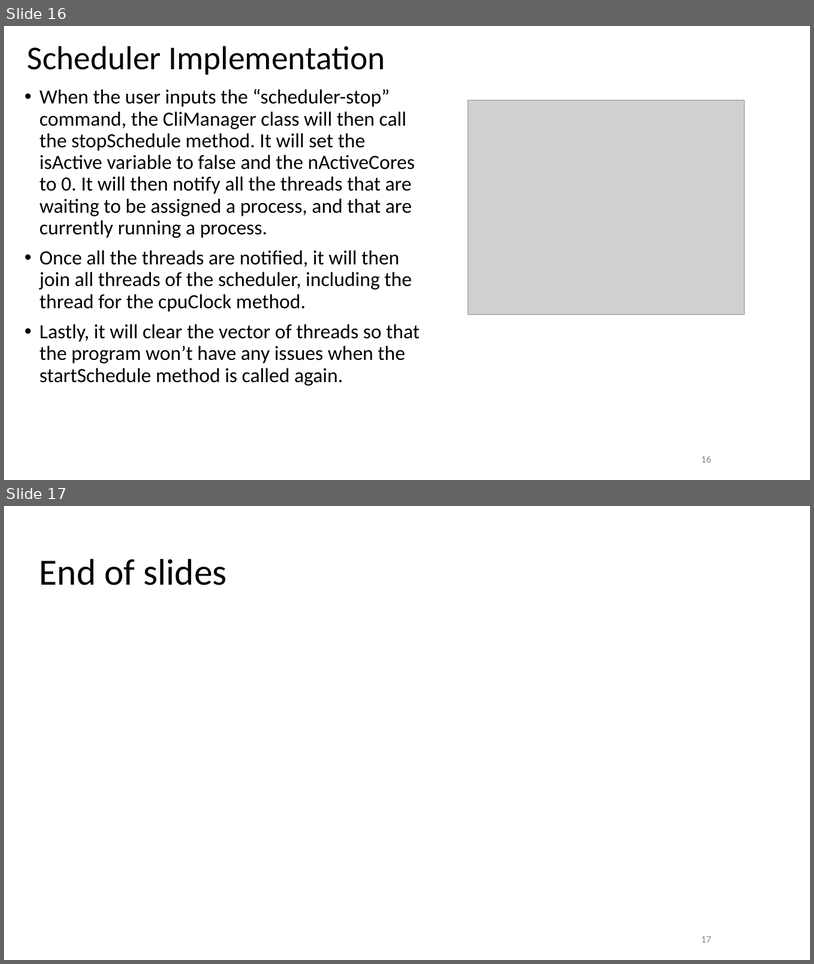
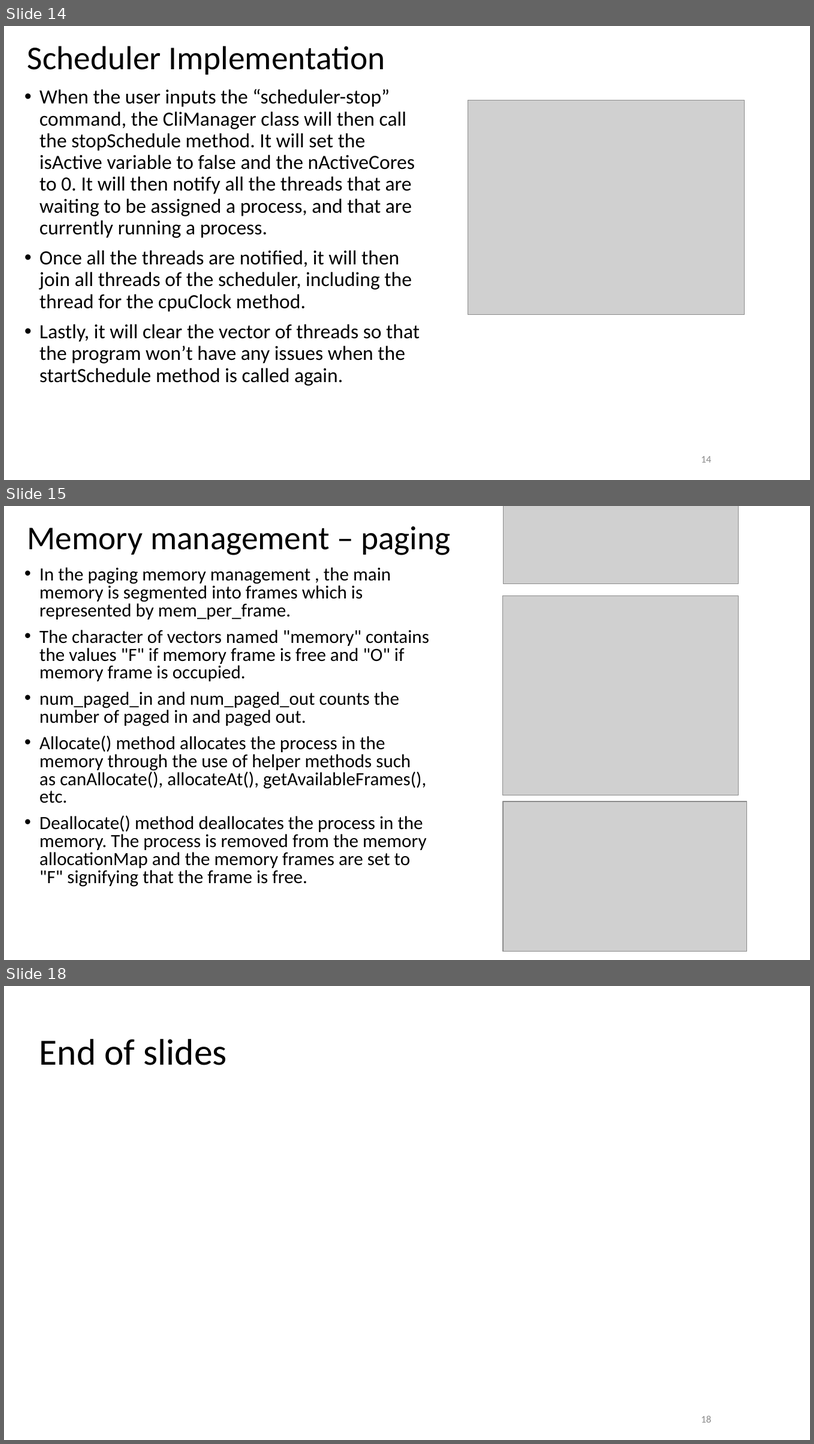
Before and after one commit to migsGUIao/CSOPESY_S12G25_Homeworks, a slide deck: MO2_PPT.pptx. Shown one above the other, each under a label of ours: slides 16 and 17 before the commit, slides 14, 15 and 18 after it; the slides between them are not shown. The pictures are 814x964 and 814x1444 pixels, drawn with LibreOffice and Linux fonts; fonts in the diff are those of the drawing; grey boxes stand for pictures; background and template pictures are left out. Boxes give left, top, right and bottom in pixels: in the first picture for what was removed or moved away, otherwise in the second. Text is boxed around its words. In the diff, an @@ line names an element or a change of style, - is before the commit and + after.

```diff
--- a/MO2_PPT.pptx
+++ b/MO2_PPT.pptx
@@ slide 15 added at [4,506,810,960], background #FFFFFF @@
@@ picture added at [504,506,739,584] @@
@@ title added at [27,526,451,555], 39.6 pt, text #000000 @@
+Memory management – paging
@@ text added at [39,567,429,886], 22.2 pt, text #000000 @@
+• In the paging memory management , the main memory is segmented into frames which is represented by mem_per_frame.
+• The character of vectors named "memory" contains the values "F" if memory frame is free and "O" if memory frame is occupied.
+• num_paged_in and num_paged_out counts the number of paged in and paged out.
+• Allocate() method allocates the process in the memory through the use of helper methods such as canAllocate(), allocateAt(), getAvailableFrames(), etc.
+• Deallocate() method deallocates the process in the memory. The process is removed from the memory allocationMap and the memory frames are set to "F" signifying that the frame is free.
@@ picture added at [503,595,739,795] @@
@@ picture added at [503,801,747,951] @@
@@ page number added at [574,927,718,951], 12 pt, text #8C8C8C @@
+15
@@ what was slide 16 is now slide 14 @@
@@ page number at [701,456,711,462]: text changed @@
-16
+14
@@ what was slide 17 is now slide 18 @@
@@ page number at [701,1415,711,1422]: text changed @@
-17
+18
```
Also in this commit, not shown: 2 slides changed, 3 other slides added, 3 slides removed.
